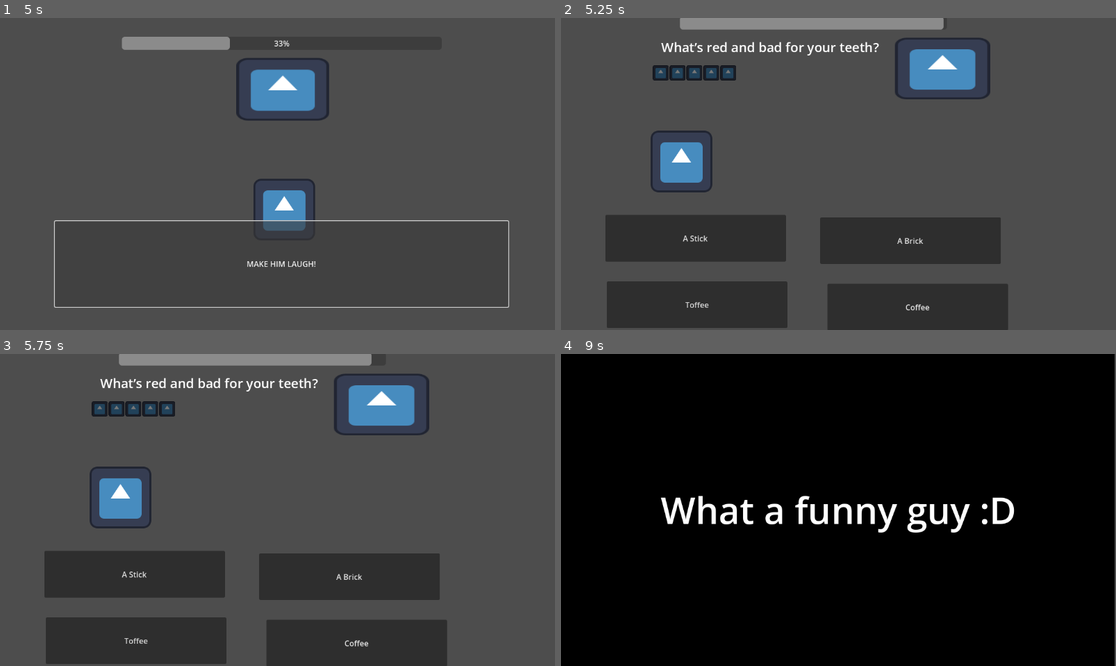
Above: before the commit, frames 1-4 (two rows, left to right).
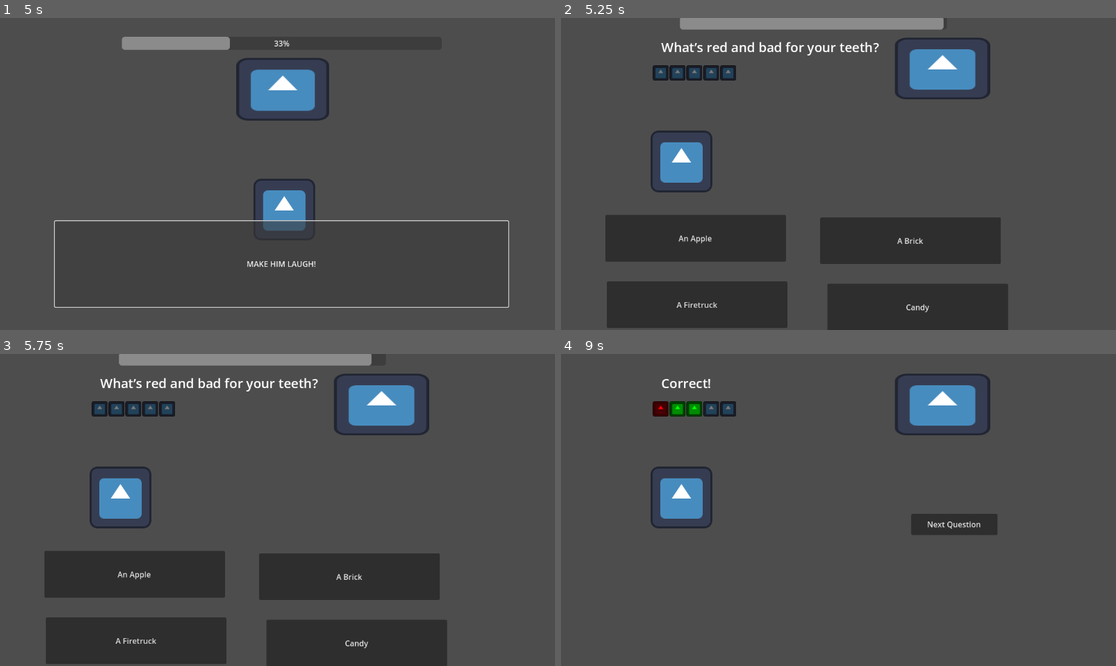
Above: after the commit, the same moments.

Repository: S1lv3rn/GGJ2024
Game: Godot game, scene res://main_menu.tscn
Two runs of this game, one before a commit and one after it. Both use one fixed random seed, a clock stepped at 60 frames per second and the inputs below. The engine's default icon, where the game draws it, is replaced by a stand-in: a white triangle on a blue panel in a dark square.
Inputs:
- Up to frame 1 (5 s): click "Play Game" at 0.5 s; click "(click to advance)" at 1.25 s; click "You got summoned to the COURT…" at 2 s; click "To save your head you gotta..." at 2.75 s; click "MAKE" at 3.5 s; click "MAKE HIM" at 4.25 s
- Up to frame 2 (5.25 s): click "MAKE HIM LAUGH!" at 5 s
- Up to frame 3 (5.75 s): no input
- Up to frame 4 (9 s): click "A Stick" (after the commit: "An Apple") at 5.75 s; click "Next Question" at 6.5 s; click "A Brick" at 7.25 s; click "Next Question" at 8 s; click "A Stick" (after the commit: "A Yellow Brick") at 8.75 s

Frame 1 is identical in both runs. In frame 2, 0.2% of the frame differs, in the area x 20-67%, y 69-95%; in frame 3, 0.2%; in frame 4, 100%, in the area x 0-100%, y 0-100%.

Commit message:
q and a working

Diff:
--- a/game_end.gd
+++ b/game_end.gd
@@ -14,7 +14,7 @@
 
 func displayResult(result):
 	if !result:
-		%GameEndLabel.text = "Your perfomance sucks"
+		%GameEndLabel.text = "You suck >:("
 		visible = true
 
 	if result:
--- a/joke_mini_game.gd
+++ b/joke_mini_game.gd
@@ -10,11 +10,11 @@
 var rightAns = 0
 var questionNo = 0
 var userAnswers = [0,0,0,0,0]
-var answers = ["A Brick", "A Yellow Brick", "A Blue Brick", "A Stick", "A Brick"]
+var answers = ["A Brick", "A Yellow Brick", "A Blue Brick", "A Stick"]
 var questions = ["What’s red and bad for your teeth?","What's yellow and bad for your teeth?",
 				 "What's blue and bad for your teeth?","What's brown and sticky",
 				 "What's brown and bad for your teeth?"]
-var possibleAnswers
+var possibleAnswers = []
 
 func _ready():
 	setUpQuestions()
@@ -37,11 +37,10 @@
 	%Button4.visible = true
 	%Button1.visible = true
 
-	for a in possibleAnswers:
-		%Button1.text = a[0]
-		%Button2.text = a[1]
-		%Button3.text = a[2]
-		%Button4.text = a[3]
+	%Button1.text = possibleAnswers[questionNum][0]
+	%Button2.text = possibleAnswers[questionNum][1]
+	%Button3.text = possibleAnswers[questionNum][2]
+	%Button4.text = possibleAnswers[questionNum][3]
 
 # on button
 func check_answer(answer):
@@ -114,13 +113,13 @@
 	%NextButton.visible = true
 
 func setUpQuestions():
-	var questionToAnswer = {"What’s red and bad for your teeth?": "A Brick",
-							"What's yellow and bad for your teeth?":"A Yellow Brick",
-							"What's blue and bad for your teeth?":"A Blue Brick",
-							"What's brown and sticky": "A stick",
-							"What's brown and bad for your teeth?":"A Brick"
-							}
-
+	#var questionToAnswer = {"What’s red and bad for your teeth?": "A Brick",
+							#"What's yellow and bad for your teeth?":"A Yellow Brick",
+							#"What's blue and bad for your teeth?":"A Blue Brick",
+							#"What's brown and sticky": "A stick",
+							#"What's brown and bad for your teeth?":"A Brick"
+							#}
+	#
 	var redAnswers = ["An Apple", "A Brick", "A Firetruck", "Candy"]
 	var yellowAnswers = ["A Yellow Brick", "A Banana", "A Lemon", "A Warning Sign"]
 	var blueAnswers = ["A Whale", "A Blue Brick", "Pepsi", "Ice"]
Not shown: 1 places in joke_game.tscn that only renumber resources
Not shown: 1 places in main_game.tscn that only renumber resources
